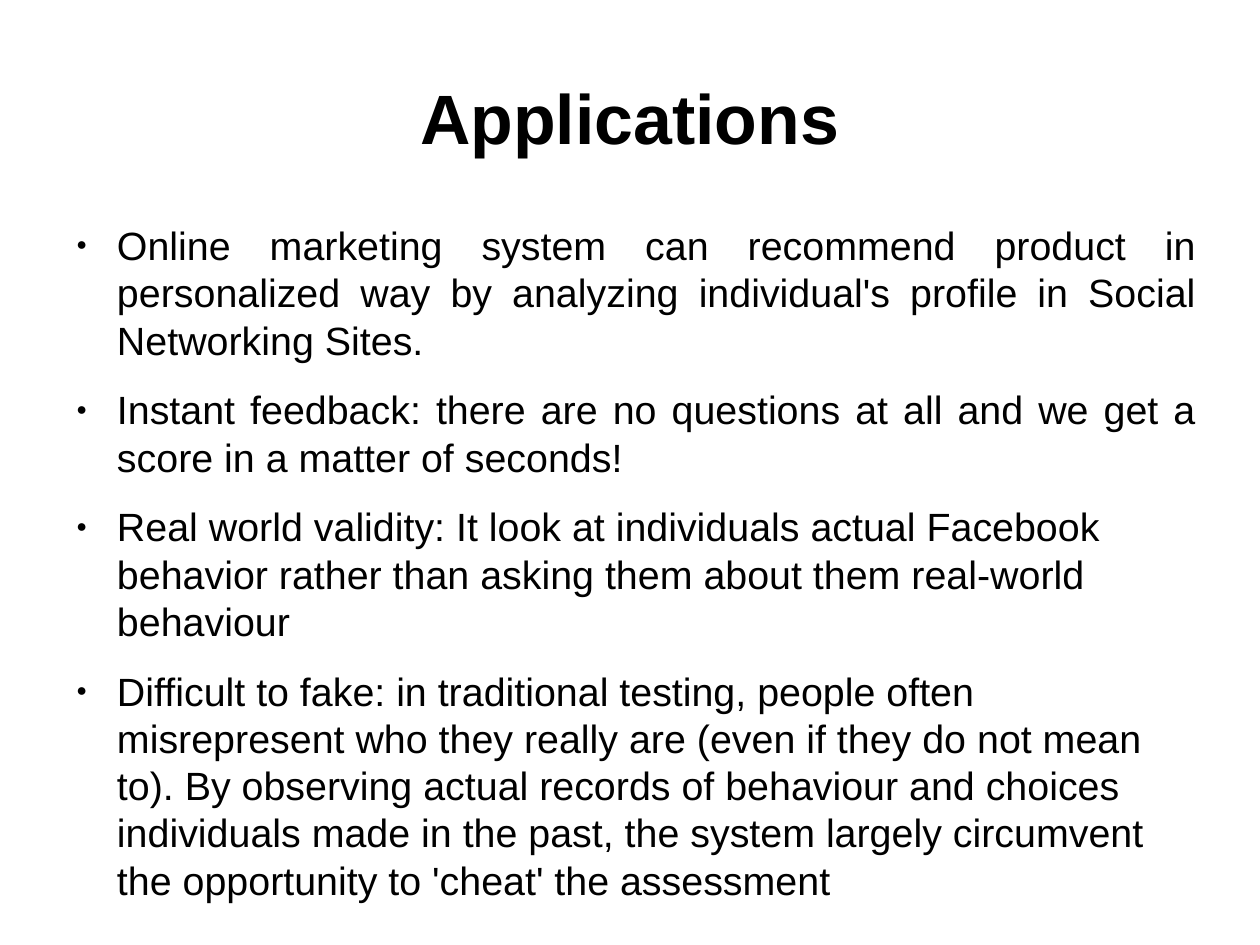
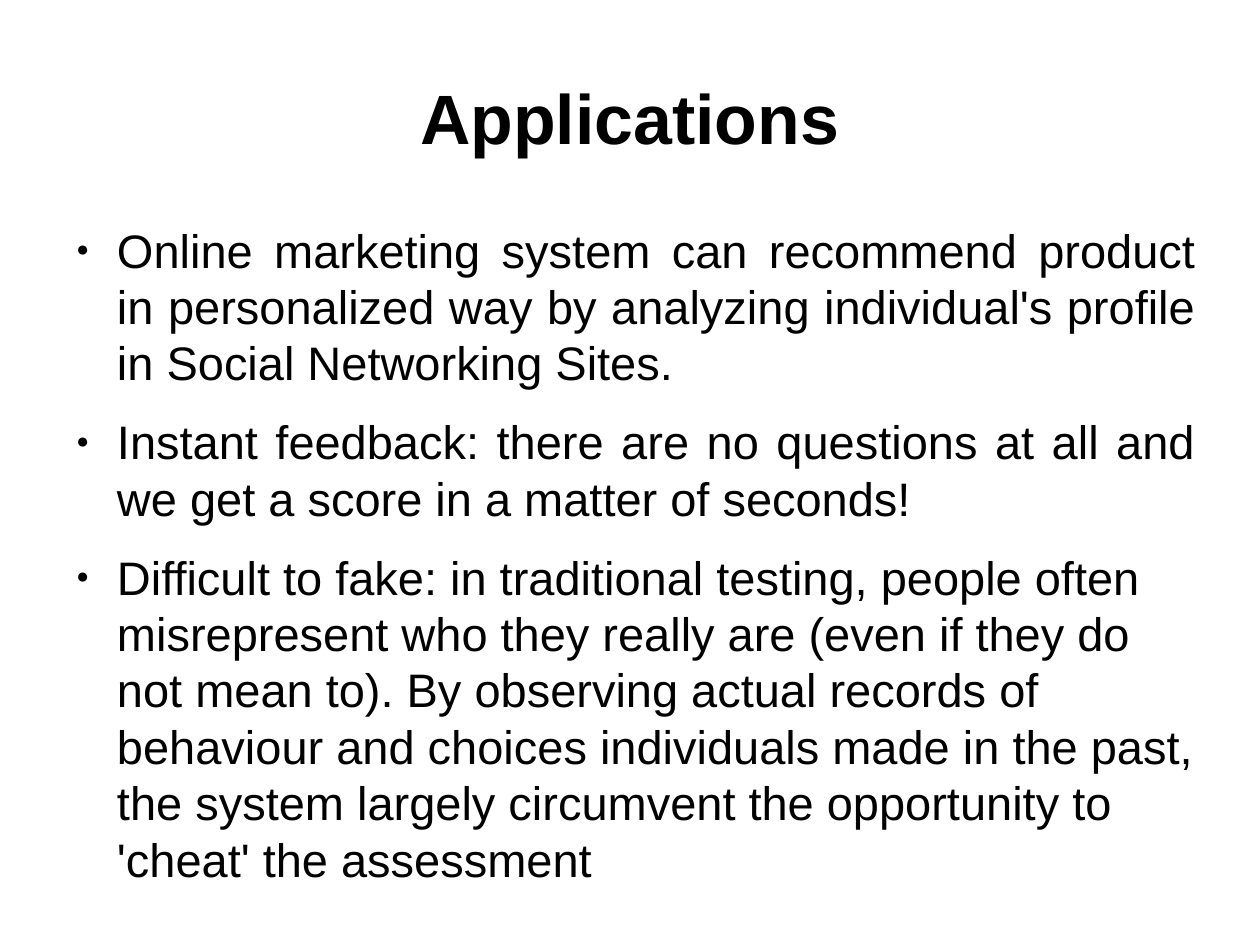
Before and after one commit to niyasc/Personality-Prediction-using-facebook-profile, a slide deck: slide 18 of Presentations/second.odp. Drawn at 1260x945 pixels with LibreOffice and Linux fonts; fonts in the diff are those of the drawing. Boxes give left, top, right and bottom in pixels: in the first picture for what was removed or moved away, otherwise in the second. Text is boxed around its words. In the diff, an @@ line names an element or a change of style, - is before the commit and + after.

```diff
--- a/Presentations/second.odp
+++ b/Presentations/second.odp
@@ text "Online marketing system can recommend ..." at <box>117,234,1195,878</box>: size 24.8 to 29.6 pt @@
@@ text at <box>117,512,1100,637</box>: paragraph removed @@
-● Real world validity: It look at individuals actual Facebook behavior rather than asking them about them real-world behaviour
```
Also in this commit, not shown: 2 other slides changed, 46 other files.
